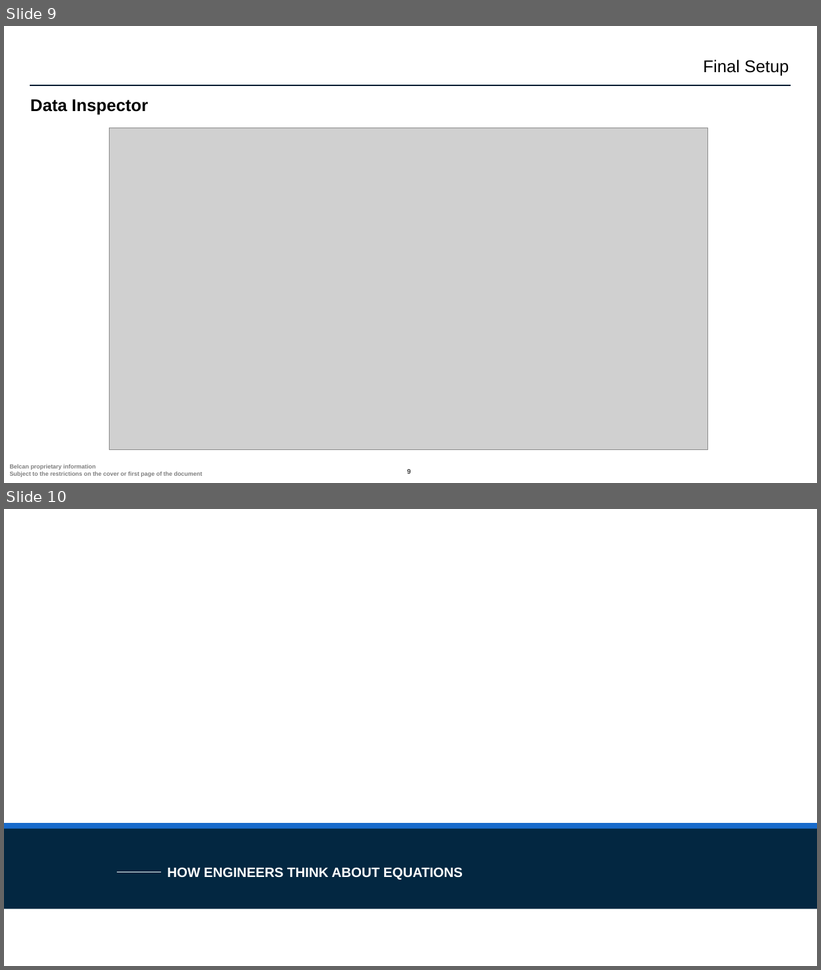
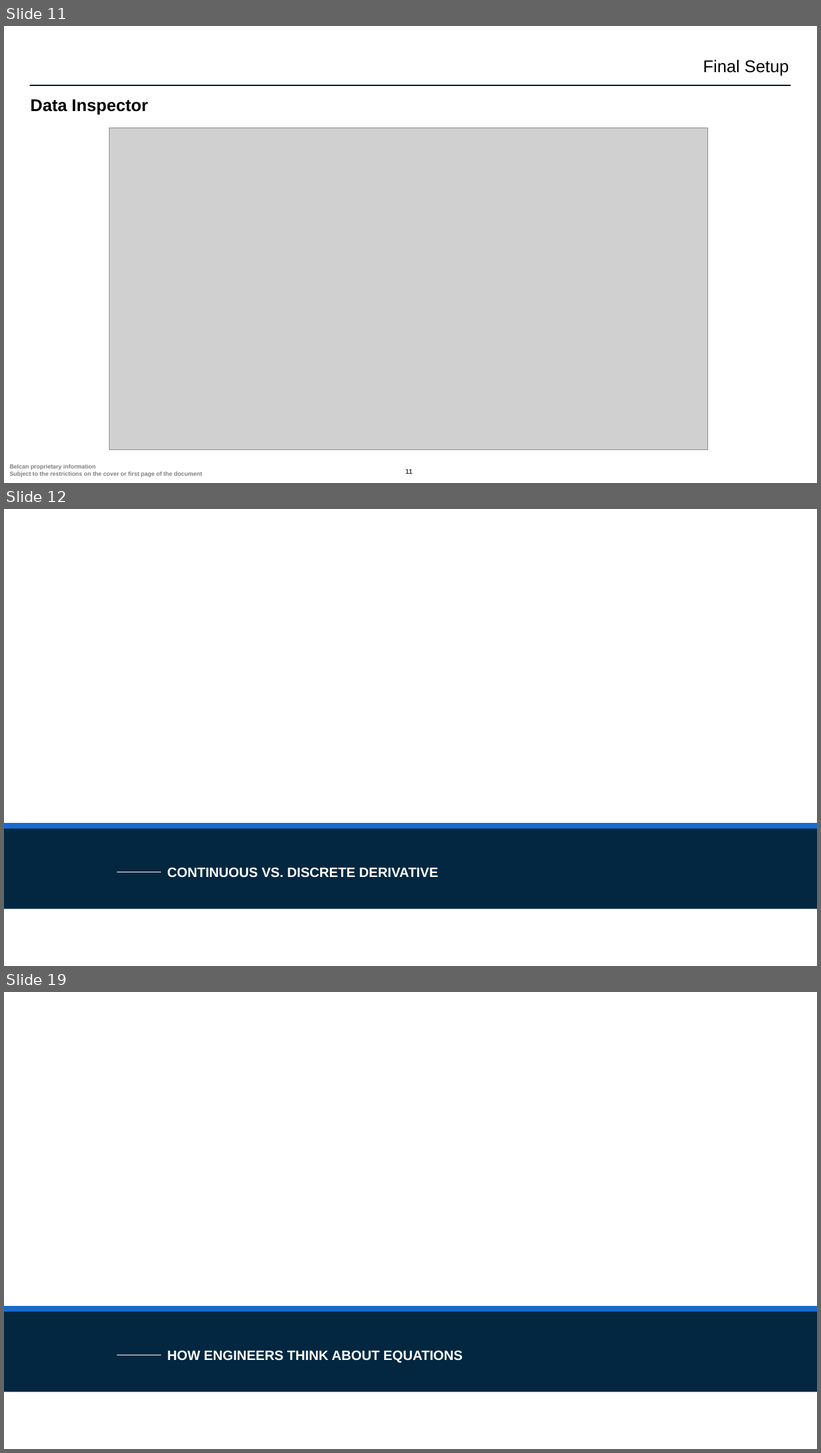
Before and after one commit to ntylerbelcan/aviation-controls-simulink-training-Belcan, a slide deck: ch02/Chapter 2 02_derivative_System.pptx. Shown one above the other, each under a label of ours: slides 9 and 10 before the commit, slides 11, 12 and 19 after it; the slides between them are not shown. The pictures are 821x970 and 821x1453 pixels, drawn with LibreOffice and Linux fonts; fonts in the diff are those of the drawing; grey boxes stand for pictures; background and template pictures are left out. Boxes give left, top, right and bottom in pixels: in the first picture for what was removed or moved away, otherwise in the second. Text is boxed around its words. In the diff, an @@ line names an element or a change of style, - is before the commit and + after.

```diff
--- a/ch02/Chapter 2 02_derivative_System.pptx
+++ b/ch02/Chapter 2 02_derivative_System.pptx
@@ slide 12 added at (x1=4, y1=509, x2=817, y2=966), background #FFFFFF at 90% opacity; not listed: 3 template elements that a slide beside it also shows @@
@@ title added at (x1=167, y1=867, x2=438, y2=878), 16 pt, text #FFFFFF, bold @@
+CONTINUOUS VS. DISCRETE DERIVATIVE
@@ what was slide 9 is now slide 11 @@
@@ page number at (x1=405, y1=470, x2=413, y2=474): text changed @@
-9
+11
@@ what was slide 10 is now slide 19 @@
```
Also in this commit, not shown: 9 slides changed, 9 other slides added, 11 other files.
